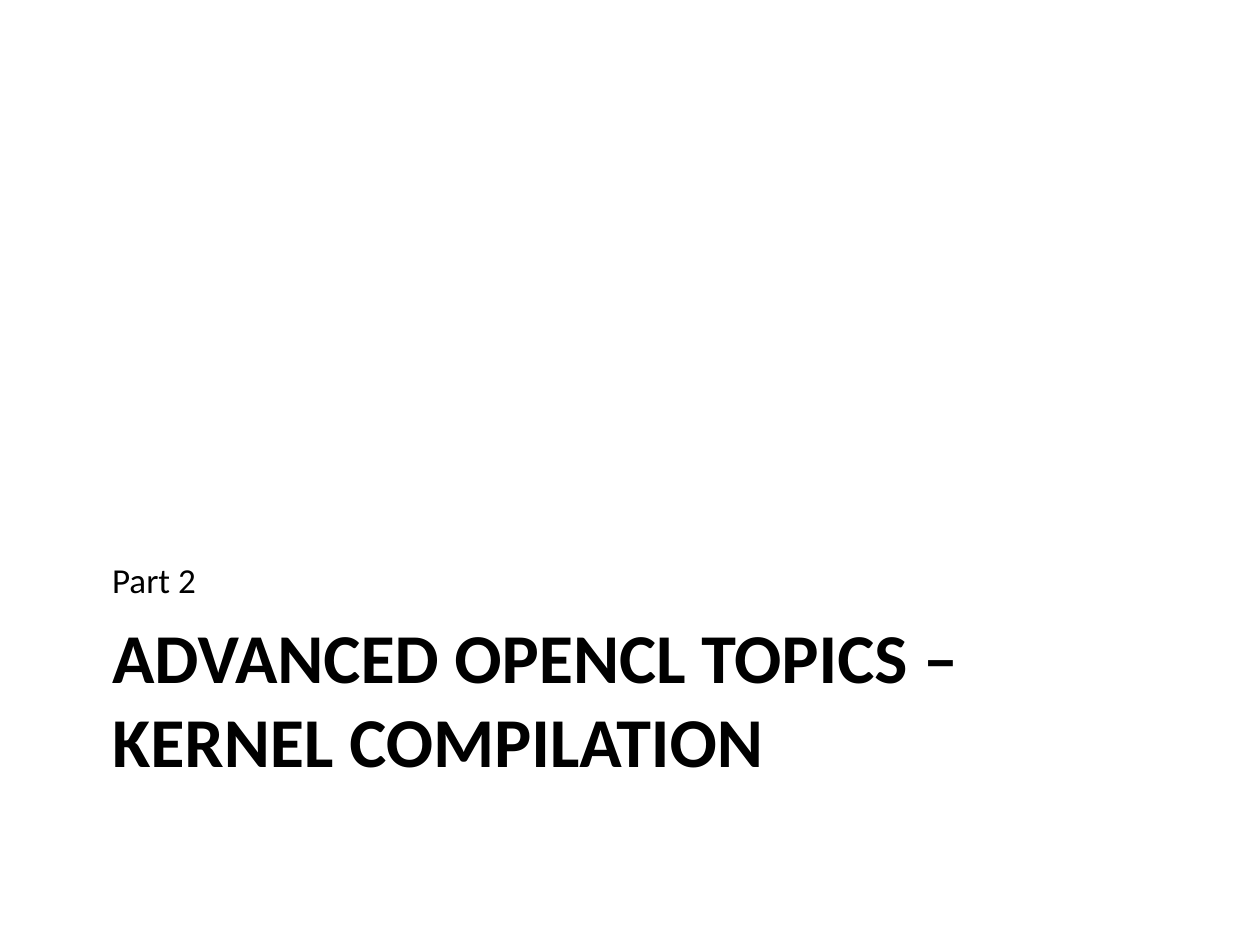
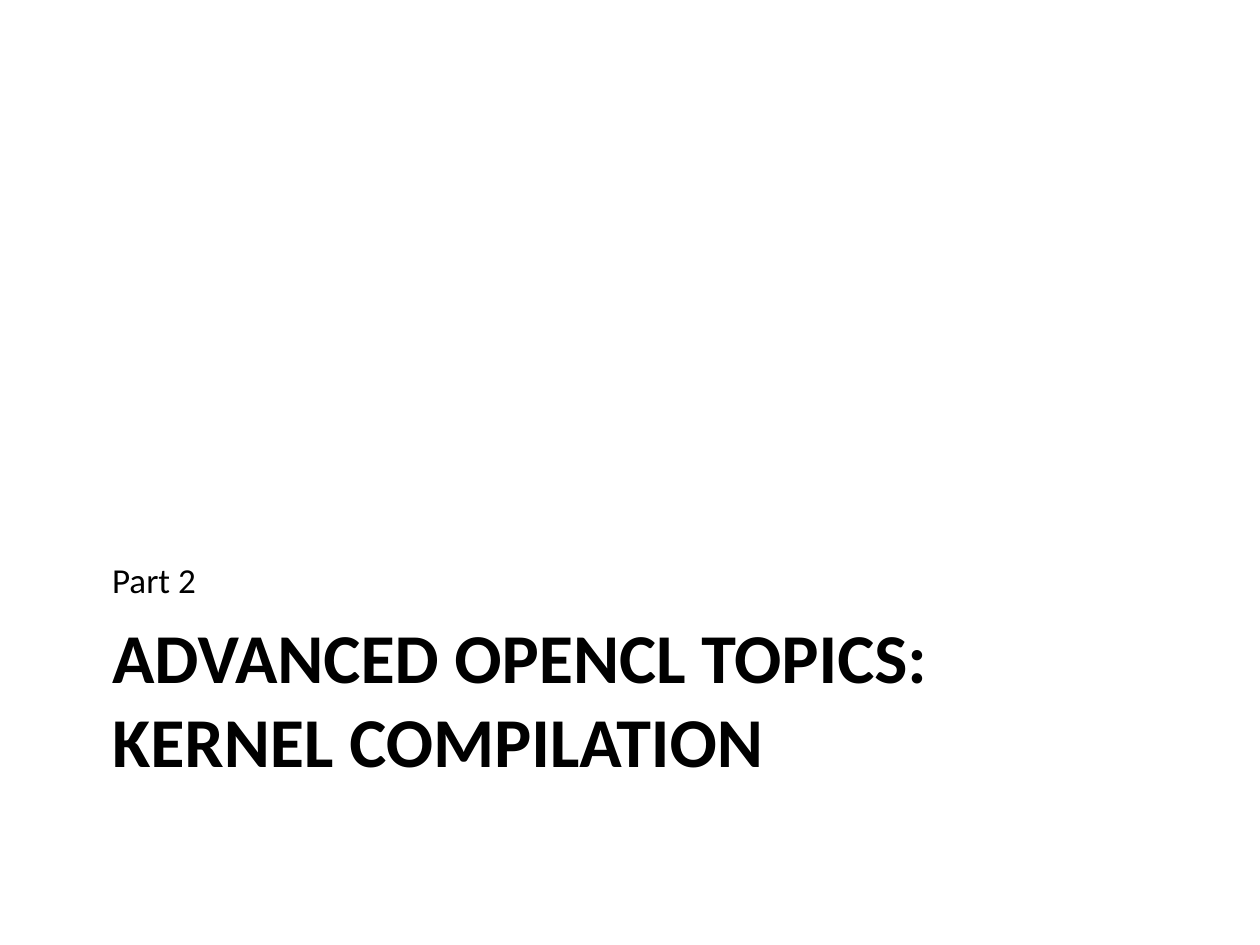
Before and after one commit to UoB-HPC/opencl-training-code, a slide deck: slide 1 of slides/advanced_part2.pptx. Drawn at 1260x945 pixels with LibreOffice and Linux fonts; fonts in the diff are those of the drawing. Boxes give left, top, right and bottom in pixels: in the first picture for what was removed or moved away, otherwise in the second. Text is boxed around its words. In the diff, an @@ line names an element or a change of style, - is before the commit and + after.

Commit message:
Minor typos fixed.

```diff
--- a/slides/advanced_part2.pptx
+++ b/slides/advanced_part2.pptx
@@ title at <box>112,637,926,768</box>: text changed @@
-ADVANCED OPENCL TOPICS – KERNEL COMPILATION
+ADVANCED OPENCL TOPICS:
+KERNEL COMPILATION
```
Also in this commit, not shown: 1 other slide changed.
